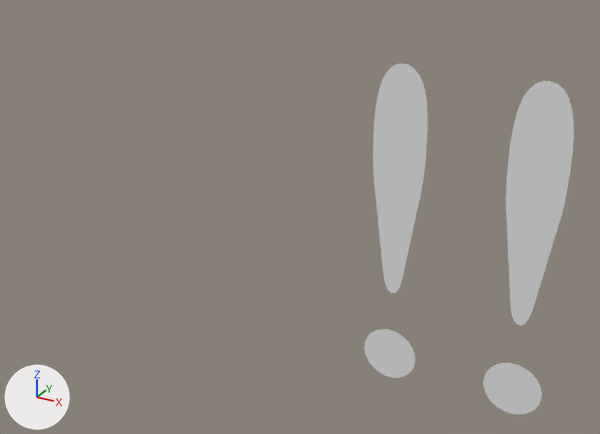
The Blender file rig/rig.blend: old version first, new version second.
Both versions are drawn from a camera (50 mm lens) standing at (2.677, -1.451, 1.055) and looking at (1.861, 0.034, 0.313). The axes (+X, +Y, +Z) are drawn at lower left. The lights are the same throughout.

The scene before the commit, as lines of its bpy script (objects in view):
```python
txt_text = bpy.data.curves.new('Text', 'FONT')
txt_text.body = '!!'
ob_toro = bpy.data.objects.new('toro', txt_text)
ob_toro.location = (1.966, 0.0, 0.0)
ob_toro.rotation_euler = (1.571, 0.0, 0.0)  # degrees (90, 0, 0)
```
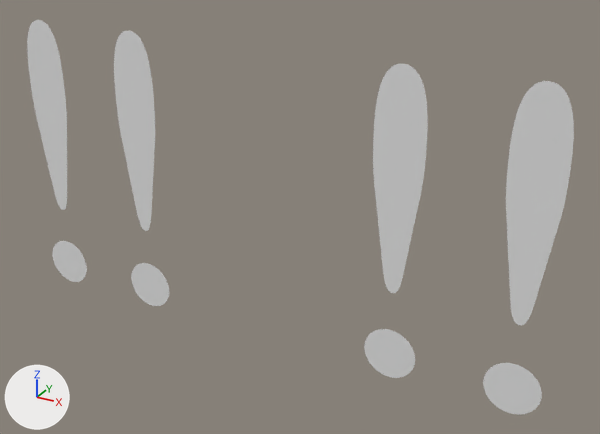
Changed parts and their boxes (x1, y1, x2, y2) in the pictures (600 x 434 px):
```json
{"object": "toro.001", "change": "added", "after": [27, 20, 169, 306]}
```

The change, as JSON lines over the scene's bpy script:
```json
{"op": "add", "block": "txt_uno", "code": ["txt_uno = bpy.data.curves.new('uno', 'FONT')", "txt_uno.body = '!!'"]}
{"op": "add", "block": "ob_toro_001", "code": ["ob_toro_001 = bpy.data.objects.new('toro.001', txt_uno)", "ob_toro_001.location = (1.039, 0.0, 0.0)", "ob_toro_001.rotation_euler = (1.571, 0.0, 0.0)  # degrees (90, 0, 0)"]}
```
